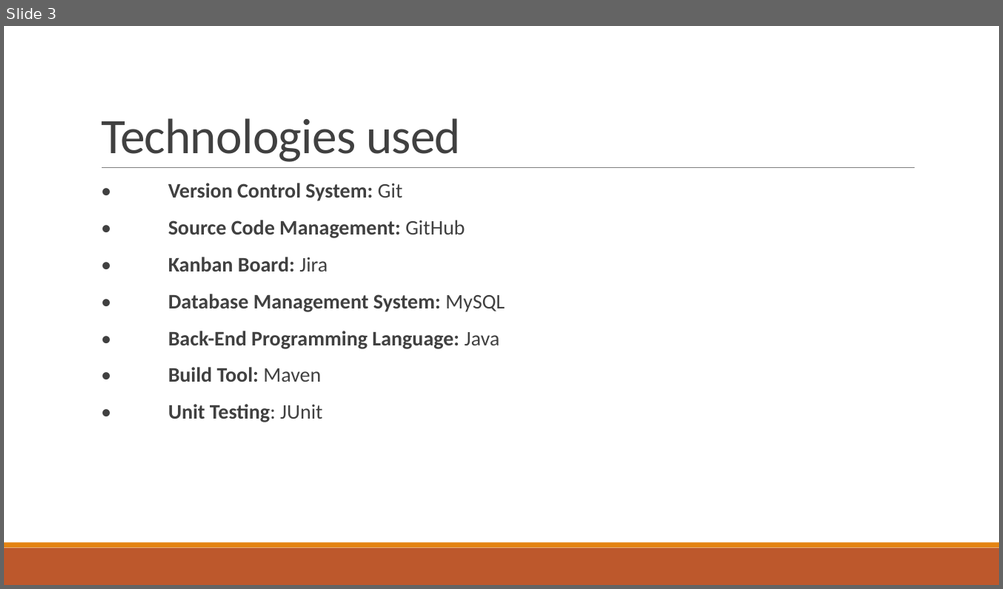
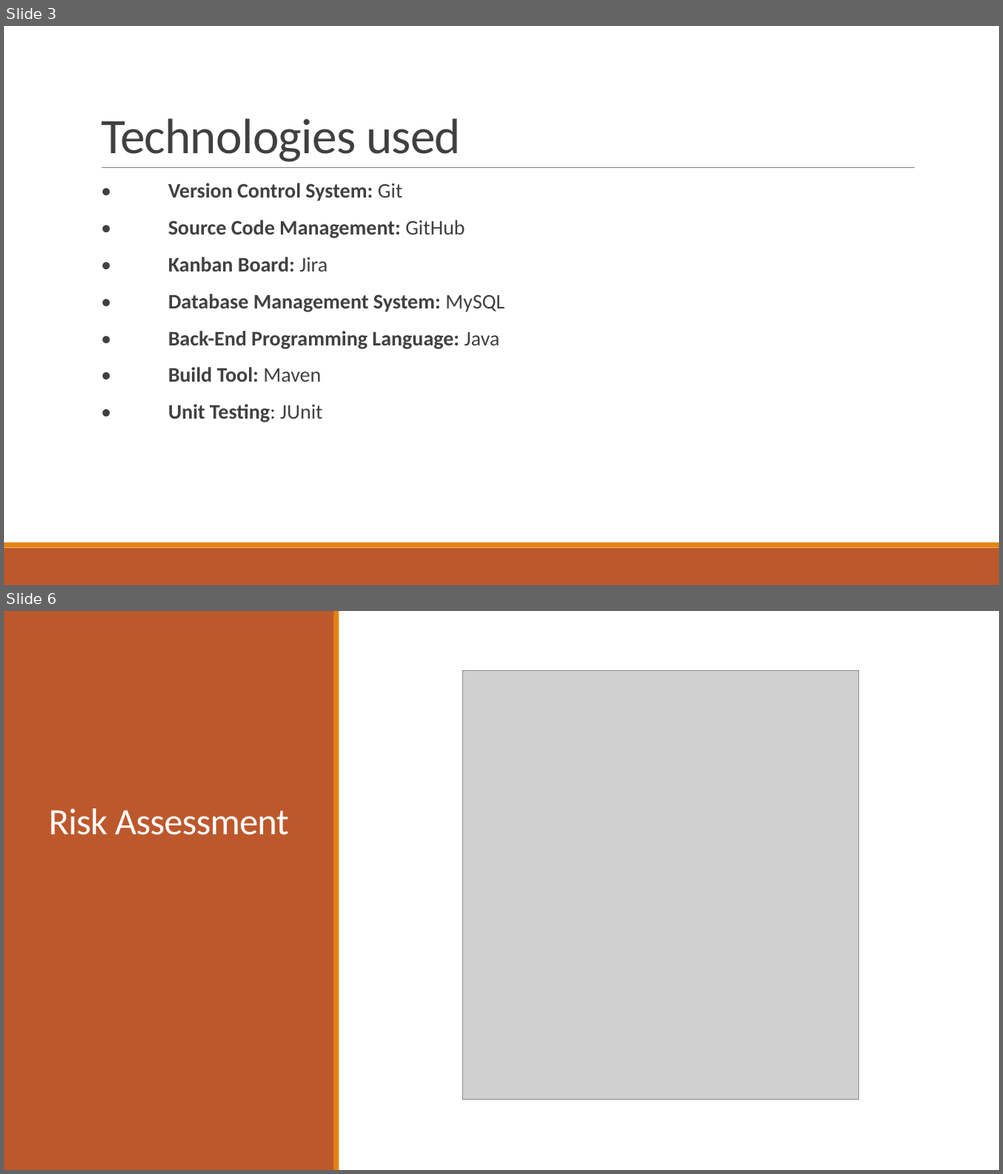
Before and after one commit to ayub96/Project-Inventory-Management-System, a slide deck: Documentation/IMS Project presentation.pptx. Shown one above the other, each under a label of ours: slide 3 before the commit, slides 3 and 6 after it; the slides between them are not shown. The pictures are 1003x589 and 1003x1174 pixels, drawn with LibreOffice and Linux fonts; fonts in the diff are those of the drawing; grey boxes stand for pictures. Boxes give left, top, right and bottom in pixels: in the first picture for what was removed or moved away, otherwise in the second. Text is boxed around its words. In the diff, an @@ line names an element or a change of style, - is before the commit and + after.

```diff
--- a/Documentation/IMS Project presentation.pptx
+++ b/Documentation/IMS Project presentation.pptx
@@ slide 6 added at (4,611,999,1170), background #FFFFFF @@
@@ rectangle added at (4,611,335,1170), fill #BD582C @@
@@ rectangle added at (334,611,339,1170), fill #E48312 @@
@@ picture added at (463,671,859,1099) @@
@@ title added at (48,809,289,835), 36 pt, text #FFFFFF @@
+Risk Assessment
```
Also in this commit, not shown: 14 slides changed, 6 other slides added, 6 slides removed, 10 other files.
